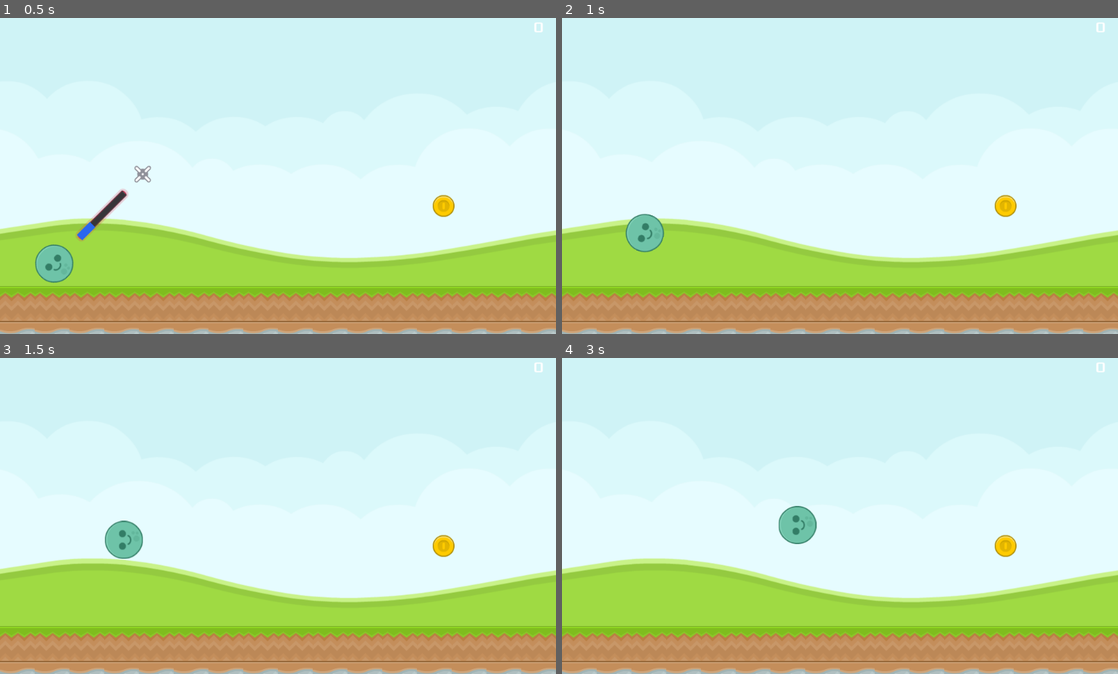
Above: before the commit, frames 1-4 (two rows, left to right).
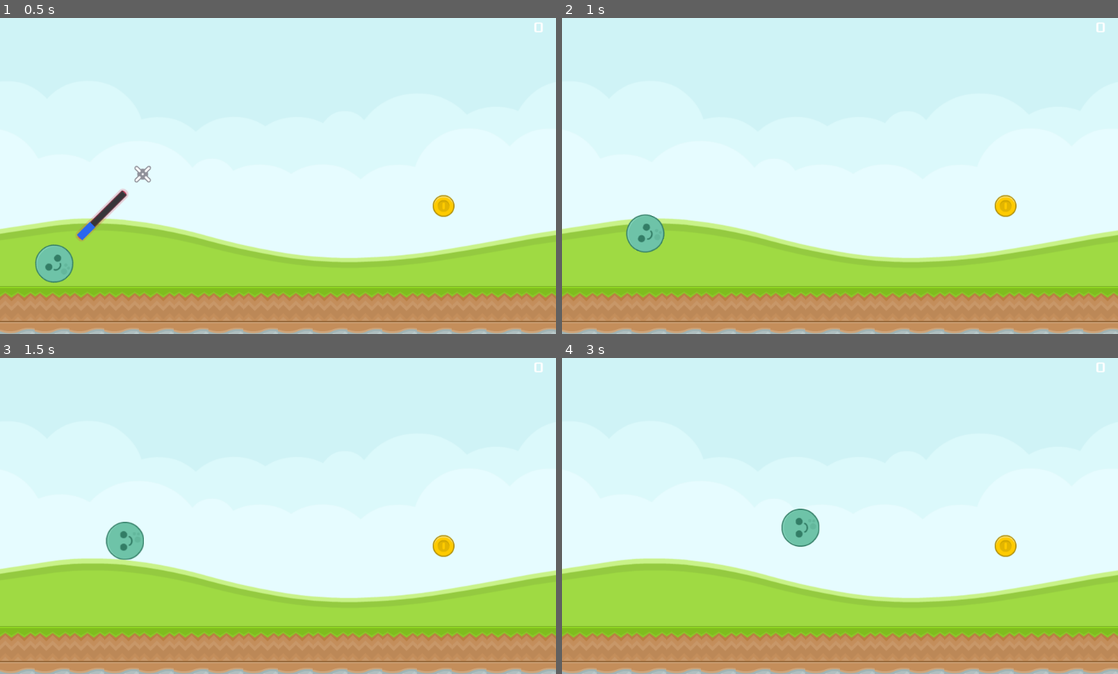
Above: after the commit, the same moments.

Repository: cpvanlue/P1-cpvanlue
Game: Godot game, scene res://src/Level.tscn
Two runs of this game, one before a commit and one after it. Both use one fixed random seed, a clock stepped at 60 frames per second and the inputs below.
Inputs:
- Up to frame 1 (0.5 s): no input
- Up to frame 2 (1 s): tap Enter at 0.5 s; hold Up (ui_up) from 0.53 s (still down); tap Space (launch) at 0.6 s
- Up to frame 3 (1.5 s): keep holding Up (ui_up); tap Space (launch) at 1.35 s
- Up to frame 4 (3 s): release Up (ui_up) at 2.03 s; hold Left (ui_left) from 2.03 s (still down); tap Space (launch) at 2.1, 2.85 s

Frame 1 is identical in both runs. In frame 2, 0.1% of the frame differs, in the area x 11-19%, y 61-75%; in frame 3, 0.2%; in frame 4, 0.4%, in the area x 38-47%, y 46-60%.

Commit message:
Refactor angle and strength variables to be descriptive

Diff:
--- a/project/project.godot
+++ b/project/project.godot
@@ -21,6 +21,26 @@
 "events": [ Object(InputEventKey,"resource_local_to_scene":false,"resource_name":"","device":0,"alt":false,"shift":false,"control":false,"meta":false,"command":false,"pressed":false,"scancode":32,"unicode":0,"echo":false,"script":null)
  ]
 }
+increase_angle={
+"deadzone": 0.5,
+"events": [ Object(InputEventKey,"resource_local_to_scene":false,"resource_name":"","device":0,"alt":false,"shift":false,"control":false,"meta":false,"command":false,"pressed":false,"scancode":16777232,"unicode":0,"echo":false,"script":null)
+ ]
+}
+decrease_angle={
+"deadzone": 0.5,
+"events": [ Object(InputEventKey,"resource_local_to_scene":false,"resource_name":"","device":0,"alt":false,"shift":false,"control":false,"meta":false,"command":false,"pressed":false,"scancode":16777234,"unicode":0,"echo":false,"script":null)
+ ]
+}
+decrease_strength={
+"deadzone": 0.5,
+"events": [ Object(InputEventKey,"resource_local_to_scene":false,"resource_name":"","device":0,"alt":false,"shift":false,"control":false,"meta":false,"command":false,"pressed":false,"scancode":16777231,"unicode":0,"echo":false,"script":null)
+ ]
+}
+increase_strength={
+"deadzone": 0.5,
+"events": [ Object(InputEventKey,"resource_local_to_scene":false,"resource_name":"","device":0,"alt":false,"shift":false,"control":false,"meta":false,"command":false,"pressed":false,"scancode":16777233,"unicode":0,"echo":false,"script":null)
+ ]
+}
 
 [physics]
 
--- a/project/src/Ball.gd
+++ b/project/src/Ball.gd
@@ -3,20 +3,22 @@
 var angle = -45
 var strength = 250
 var launchValue = 0
+export var degrees_per_second = 50
+export var strength_factor = 30
 
-func _process(_delta):
+func _process(delta):
 	$PowerBar.value = strength
 	strength = clamp(strength, 50, 700)
 	angle = clamp(angle, -90, 0)
 	self.rotation_degrees = angle
-	if Input.is_action_pressed("ui_up"):
-		angle -= 1
-	if Input.is_action_pressed("ui_down"):
-		angle += 1
-	if Input.is_action_pressed("ui_left"):
-		strength -= 30
-	if Input.is_action_pressed("ui_right"):
-		strength += 30
+	if Input.is_action_pressed("increase_angle"):
+		angle -= degrees_per_second * delta
+	if Input.is_action_pressed("decrease_angle"):
+		angle += degrees_per_second * delta
+	if Input.is_action_pressed("decrease_strength"):
+		strength -= strength_factor
+	if Input.is_action_pressed("increase_strength"):
+		strength += strength_factor
 	if Input.is_action_just_pressed("launch"):
 		mode = RigidBody2D.MODE_RIGID
 		$Laser.visible = false
